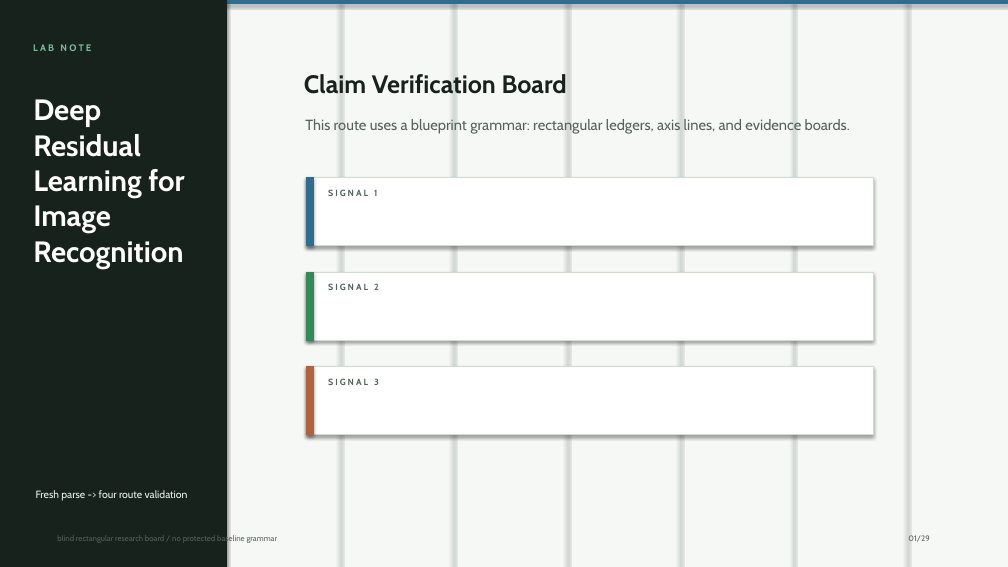
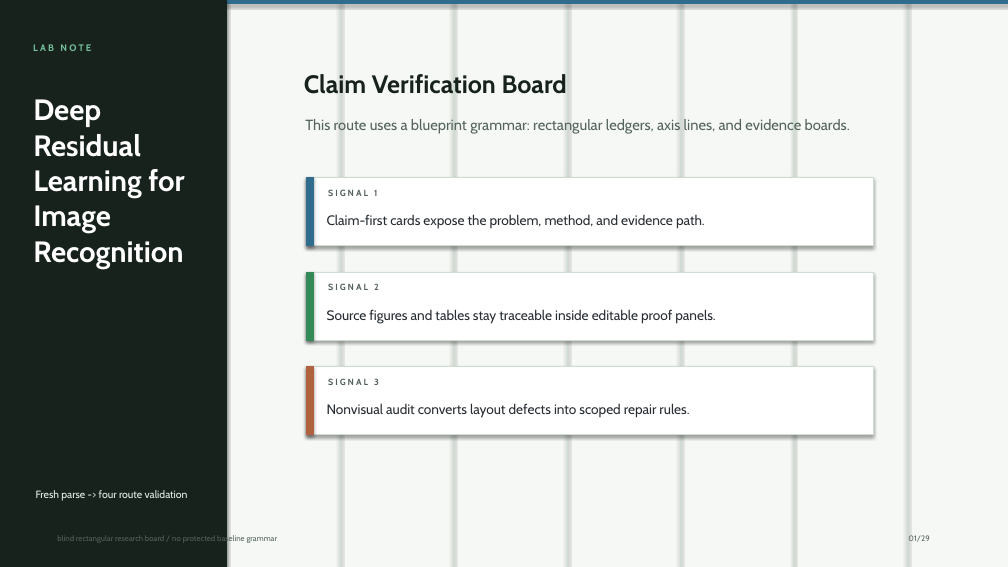
Before and after one commit to celestial-micha/paper2ppt, a slide deck: slide 1 of outputs/golden_baselines/golden_baseline2_blind_rectangular_research_board/DeepResidual_20260630_blind_rectangular_golden2_reference.pptx. Drawn at 1008x567 pixels with LibreOffice and Linux fonts; fonts in the diff are those of the drawing. Boxes give left, top, right and bottom in pixels: in the first picture for what was removed or moved away, otherwise in the second. Text is boxed around its words. In the diff, an @@ line names an element or a change of style, - is before the commit and + after.

Commit message:
Upgrade universal PPT benchmark and seed pipeline
Document generation-evaluation closed loop, add DeckIR/universal scorecard and seed pipeline modules, and patch golden baseline2 cover SIGNAL text.

```diff
--- a/outputs/golden_baselines/golden_baseline2_blind_rectangular_research_board/DeepResidual_20260630_blind_rectangular_golden2_reference.pptx
+++ b/outputs/golden_baselines/golden_baseline2_blind_rectangular_research_board/DeepResidual_20260630_blind_rectangular_golden2_reference.pptx
@@ text added at <box>327,214,705,229</box>, 13 pt, text #272D33 @@
+Claim-first cards expose the problem, method, and evidence path.
@@ text added at <box>327,309,715,324</box>, 13 pt, text #272D33 @@
+Source figures and tables stay traceable inside editable proof panels.
@@ text added at <box>327,403,689,418</box>, 13 pt, text #272D33 @@
+Nonvisual audit converts layout defects into scoped repair rules.
```
Also in this commit, not shown: 32 other files.
